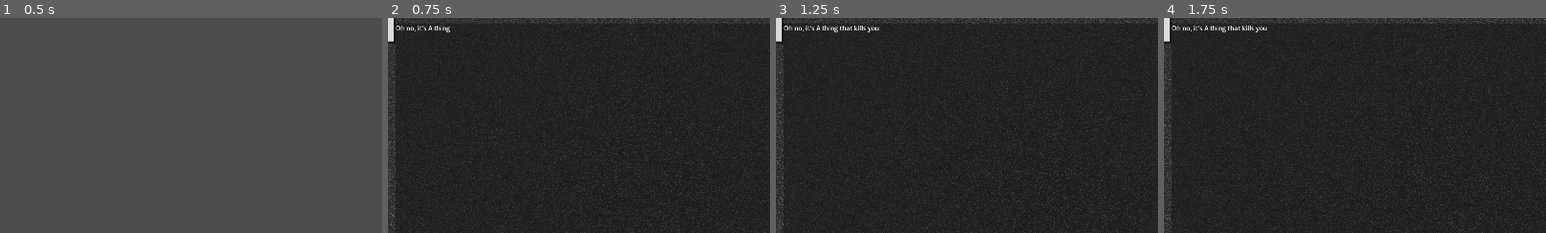
Above: before the commit, frames 1-4 (left to right).
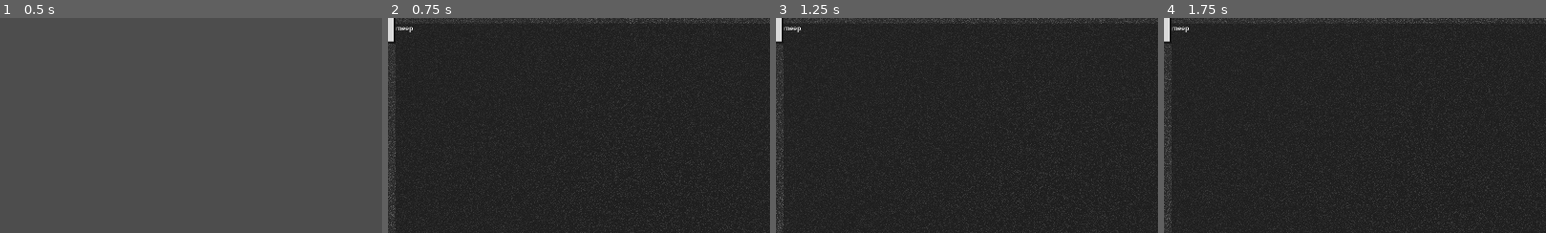
Above: after the commit, the same moments.

Repository: NepKitsuna/Project_Sp00k
Game: Godot game, scene res://Screens/Title_Scene.tscn
Two runs of this game, one before a commit and one after it. Both use one fixed random seed, a clock stepped at 60 frames per second and the inputs below. Video files are missing from this copy of the repository; at most half a second of black plays in their place.
Inputs:
- Up to frame 1 (0.5 s): no input
- Up to frame 2 (0.75 s): click "Play" at 0.5 s
- Up to frame 3 (1.25 s): no input
- Up to frame 4 (1.75 s): click "Next" at 1.25 s
The pictures show only the part of the screen within x 15-65%, y 8-58%; the shares and areas given below are measured in that part.

Frame 1 is identical in both runs. In frame 2, 0.2% of the frame differs, in the area x 2-17%, y 3-7%; in frame 3, 0.3%, in the area x 2-27%, y 3-7%; in frame 4, 0.3%.

Commit message:
Added Catometer, Created weight function for Safe and Empty rooms.

Diff:
--- a/Scripts/GameLogic.gd
+++ b/Scripts/GameLogic.gd
@@ -1,4 +1,6 @@
 extends Node
+
+
 
 var roomText
 var B1HText
@@ -8,15 +10,18 @@
 
 var roomCurrent
 var emptySeen = 0
-var roomsVisited = 0
+var totalVisited = 0
+var emptyWeight = 4
+var safeVisited = 0
+var scpChance = 0
 
 func _ready():
 
 	#Example
 	#scpControl.createSCP(000, "Class", "Entry", 0 )
 	createSCP(7754, "Keter", "A thing that kills you", 1 )
-	createSCP(529, "safe", "Josie, the Half Cat", 1)
-	createSCP(055, "safe", "Antimeme", 1)
+	createSCP(529, "Safe", "Josie, the Half Cat", 1)
+	createSCP(055, "Safe", "Antimeme", 1)
 
 	roomText = $"CanvasLayer/MarginContainer/Textbox/Text Overlay/Dialogue"
 	B1HText = $CanvasLayer/MarginContainer/Buttons/bottomLeft_Button
@@ -139,26 +144,33 @@
 func CreateRoom():
 	var newRoom = Room.new()
 
-	var emptyWeight = 0
-	var safeWeight = 0
-
-	#var emptyWeight = max(1, roomsVisited/max(1, emptySeen)) * 4
+
+	#var safeWeight = 0
+
+	emptyWeight = max(1, totalVisited/max(1, emptySeen)) * 4
 	#var safeWeight = max(1, roomsVisited/max(1, emptySeen))
 	#Weight of highest SCP weight
-	var hNum = 0
+
 	var tempSCP
 
-
-
 	for i in scpPocket.size():
-		if	scpPocket[i].weight > hNum && scpPocket[i].scpClass:
-			hNum = scpPocket[i].weight
+		if	scpPocket[i].weight > scpChance && scpPocket[i].scpClass == "Safe":
+			scpChance = scpPocket[i].weight * max(1, emptySeen/max(1, totalVisited))
 			tempSCP = scpPocket[i]
-		pass
-
-	if	emptyWeight < hNum:
+			safeVisited += 1
+		#if the weights of the scps are the same, Flip a coin on who takes the spot.
+		if tempSCP && scpPocket[i].weight == tempSCP.weight:
+			if randi() %2 == 0:
+				tempSCP = scpPocket[i]
+		#pass
+
+
+
+	if	tempSCP && emptyWeight < scpChance:
 		newRoom.rSCP = tempSCP
-		pass
+		tempSCP.sawSCP()
+		tempSCP.weight -= tempSCP.seenSCP
+		#pass
 
 	else:
 		newRoom.roomDialogue = roomDia[randi_range(0, roomDia.size() - 1)]
@@ -168,10 +180,13 @@
 		newRoom.B4Text = "..."
 		emptySeen += 1
 
-	roomsVisited += 1
+		for i in scpPocket.size():
+			scpPocket[i].weight += 1
+
+	totalVisited += 1
 	roomCurrent = newRoom
 
-	pass
+	#pass
 
 
 func _roomLogic(_scp):
@@ -190,7 +205,9 @@
 			roomCurrent.B3Text = "..."
 			roomCurrent.B4Text = "..."
 		529:
-			roomCurrent.roomDialogue = "Oh shit a cat"
+			var catSpeak = ["Oh shit a cat", "yoooo, Same cat!!", "There be the cat again!!", "I'm getting tired of the cat", "Oh shit, no cat here :("]
+			#crappy downsizing to keep it from breaking scope.
+			roomCurrent.roomDialogue = catSpeak[min(4,max(0,_scp.seenSCP-1))]
 			roomCurrent.B1Text = "Next"
 			roomCurrent.B2Text = "meow"
 			roomCurrent.B3Text = "..."
@@ -202,6 +219,7 @@
 			roomCurrent.B3Text = "..."
 			roomCurrent.B4Text = "..."
 
+
 	pass
 
 func _on_top_left_button_pressed():
